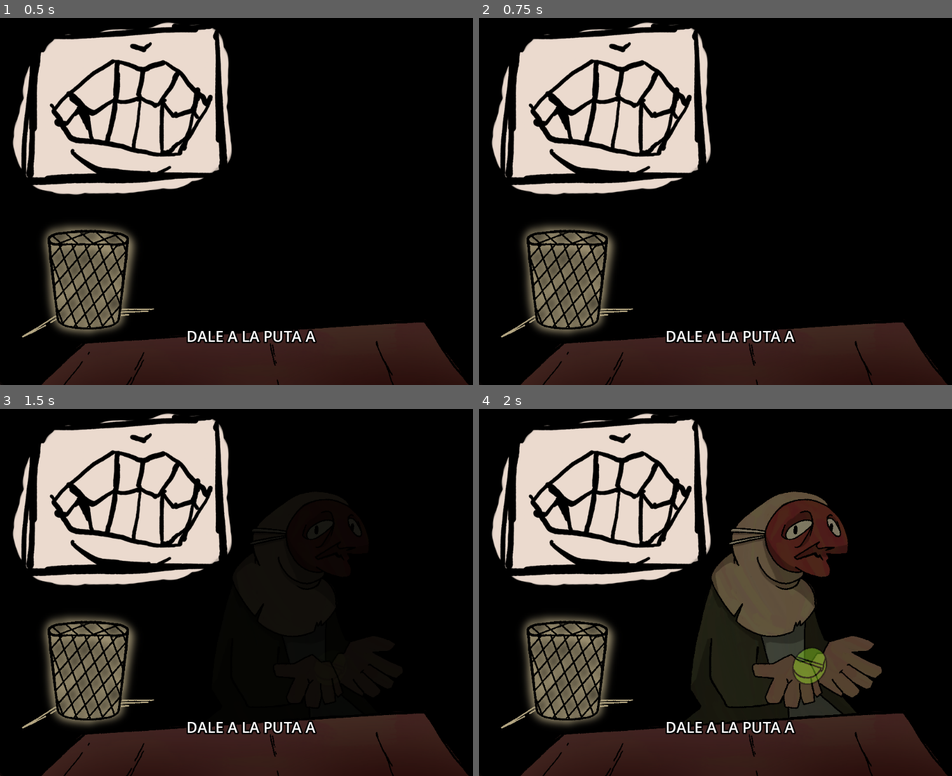
Above: before the commit, frames 1-4 (two rows, left to right).
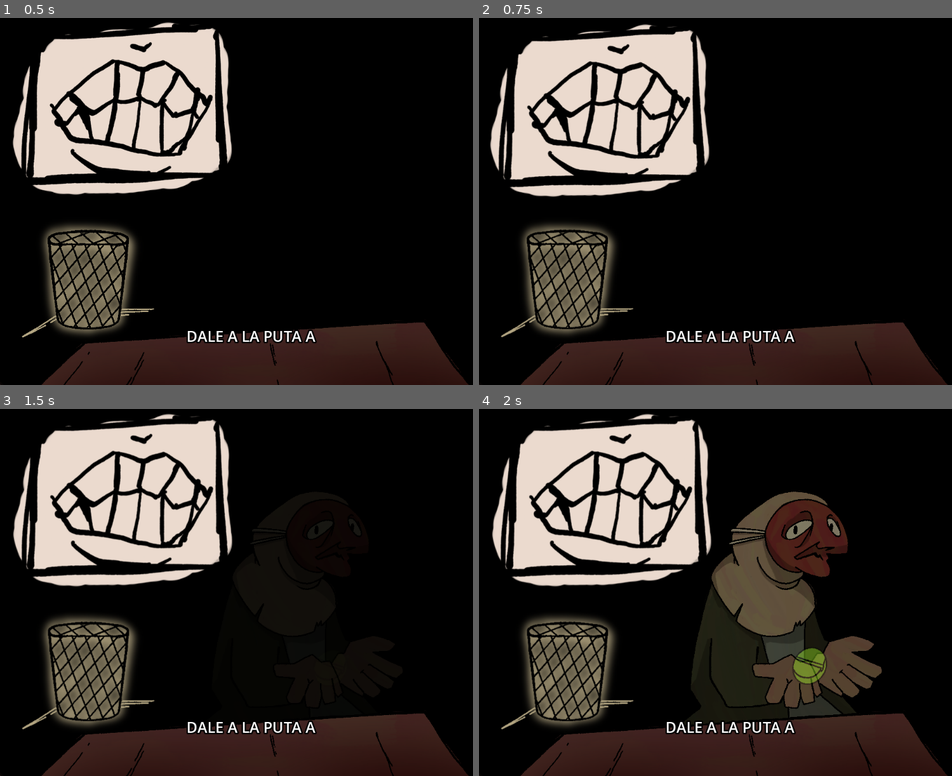
Above: after the commit, the same moments.

Repository: egomez-g/mascar-a
Game: Godot game, scene res://main.tscn
Two runs of this game, one before a commit and one after it. Both use one fixed random seed, a clock stepped at 60 frames per second and the inputs below. The engine's default icon, where the game draws it, is replaced by a stand-in: a white triangle on a blue panel in a dark square.
Inputs (mouse positions are in pixels of both pictures, inside the frame that each line leads up to):
- Up to frame 1 (0.5 s): no input
- Up to frame 2 (0.75 s): tap Enter at 0.5 s; move the mouse to (810, 278) at 0.52 s; click (810, 278) at 0.6 s
- Up to frame 3 (1.5 s): tap Space at 1.25 s; move the mouse to (274, 614) at 1.27 s; tap A (tecla_a) at 1.35 s; click (274, 614) at 1.42 s
- Up to frame 4 (2 s): no input

Frame 1 is identical in both runs. In frame 2, 5.2% of the frame differs, in the area x 2-49%, y 1-88%; in frame 3, 3.9%; in frame 4, 3.9%.

Commit message:
shakeable

Diff:
--- a/arrastrar.gd
+++ b/arrastrar.gd
@@ -9,6 +9,8 @@
 var original_position: Vector2
 var basura_position: Vector2
 var boca_position: Vector2
+var padreBoca
+var padreBasura
 var fuerzaDelsake: int = 6
 signal OnTrash
 signal OnMouth
@@ -20,8 +22,10 @@
 func _ready():
 	ini_pos = global_position
 	original_position = position
-	basura_position = basura.position
-	boca_position = boca.position
+	padreBasura = basura.get_parent()
+	padreBoca = boca.get_parent()
+	basura_position = padreBasura.position
+	boca_position = padreBoca.position
 
 func _on_area_2d_input_event(viewport: Node, event: InputEvent, shape_idx: int) -> void:
 	if Input.is_action_just_pressed("click_izq"):
@@ -58,5 +62,5 @@
 		sakear_lo_demas()
 
 func sakear_lo_demas():
-	boca.position = boca.position.lerp(boca_position + Vector2(randf_range(-fuerzaDelsake, fuerzaDelsake), randf_range(-fuerzaDelsake, fuerzaDelsake)), 0.4)
-	basura.position = basura.position.lerp(basura_position + Vector2(randf_range(-fuerzaDelsake, fuerzaDelsake), randf_range(-fuerzaDelsake, fuerzaDelsake)), 0.4)
+	padreBoca.position = padreBoca.position.lerp(boca_position + Vector2(randf_range(-fuerzaDelsake, fuerzaDelsake), randf_range(-fuerzaDelsake, fuerzaDelsake)), 0.4)
+	padreBasura.position = padreBasura.position.lerp(basura_position + Vector2(randf_range(-fuerzaDelsake, fuerzaDelsake), randf_range(-fuerzaDelsake, fuerzaDelsake)), 0.4)
